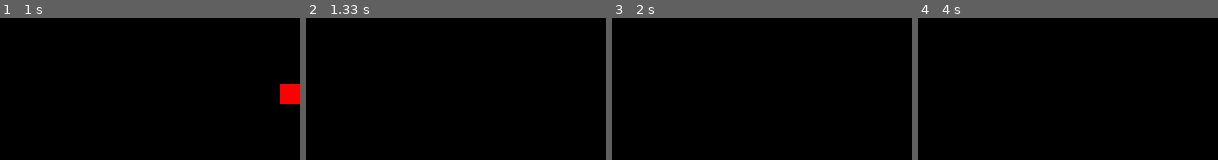
Above: before the commit, frames 1-4 (left to right).
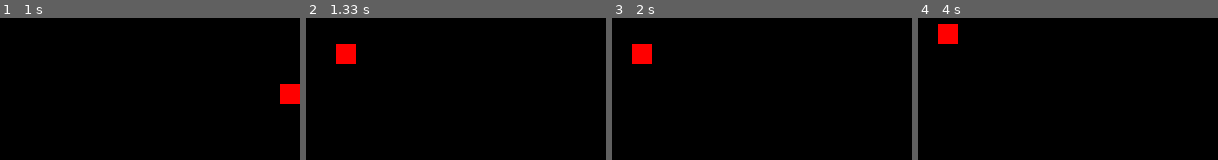
Above: after the commit, the same moments.

Repository: nehakdeshmukh/PyGame
Game: pygame game, started from moving_rectangle.py
Two runs of this game, one before a commit and one after it. Both use one fixed random seed, a clock stepped at 60 frames per second and the inputs below.
Inputs:
- Up to frame 1 (1 s): hold Right 0.33-0.8 s; hold Up from 0.83 s (still down)
- Up to frame 2 (1.33 s): release Up at 1.13 s; hold Right from 1.17 s (still down)
- Up to frame 3 (2 s): release Right at 1.63 s; hold Left from 1.67 s (still down)
- Up to frame 4 (4 s): release Left at 2.2 s; hold Down 2.23-2.53 s; hold Left 2.57-2.97 s; hold Up 3-3.37 s; hold Right from 3.4 s (still down)

Frame 1 is identical in both runs. In frame 2, 0.9% of the frame differs, in the area x 10-17%, y 18-33%; in frame 3, 0.9%; in frame 4, 0.9%.

Commit message:
added center x and y

Diff:
--- a/moving_rectangle.py
+++ b/moving_rectangle.py
@@ -48,6 +48,8 @@
     rect.x += (keys[pygame.K_RIGHT] - keys[pygame.K_LEFT]) * vel
     rect.y += (keys[pygame.K_DOWN] - keys[pygame.K_UP]) * vel
 
+    rect.centerx = rect.centerx % gamedisplay.get_width()
+    rect.centery = rect.centery % gamedisplay.get_height()
 
     gamedisplay.fill(0)
     pygame.draw.rect(gamedisplay, (255, 0, 0), rect)
